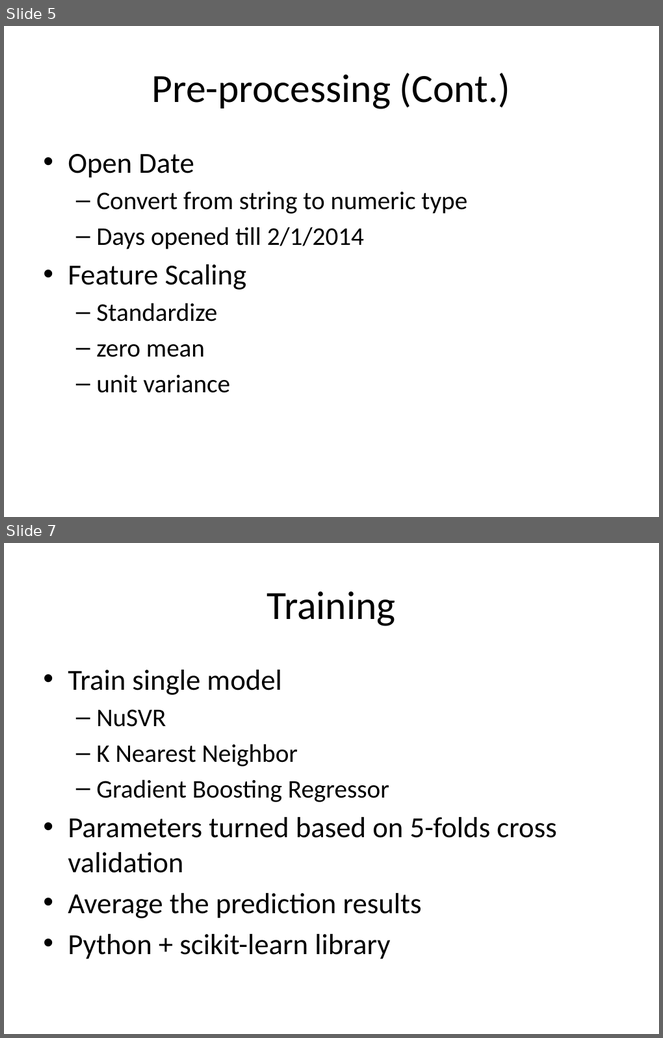
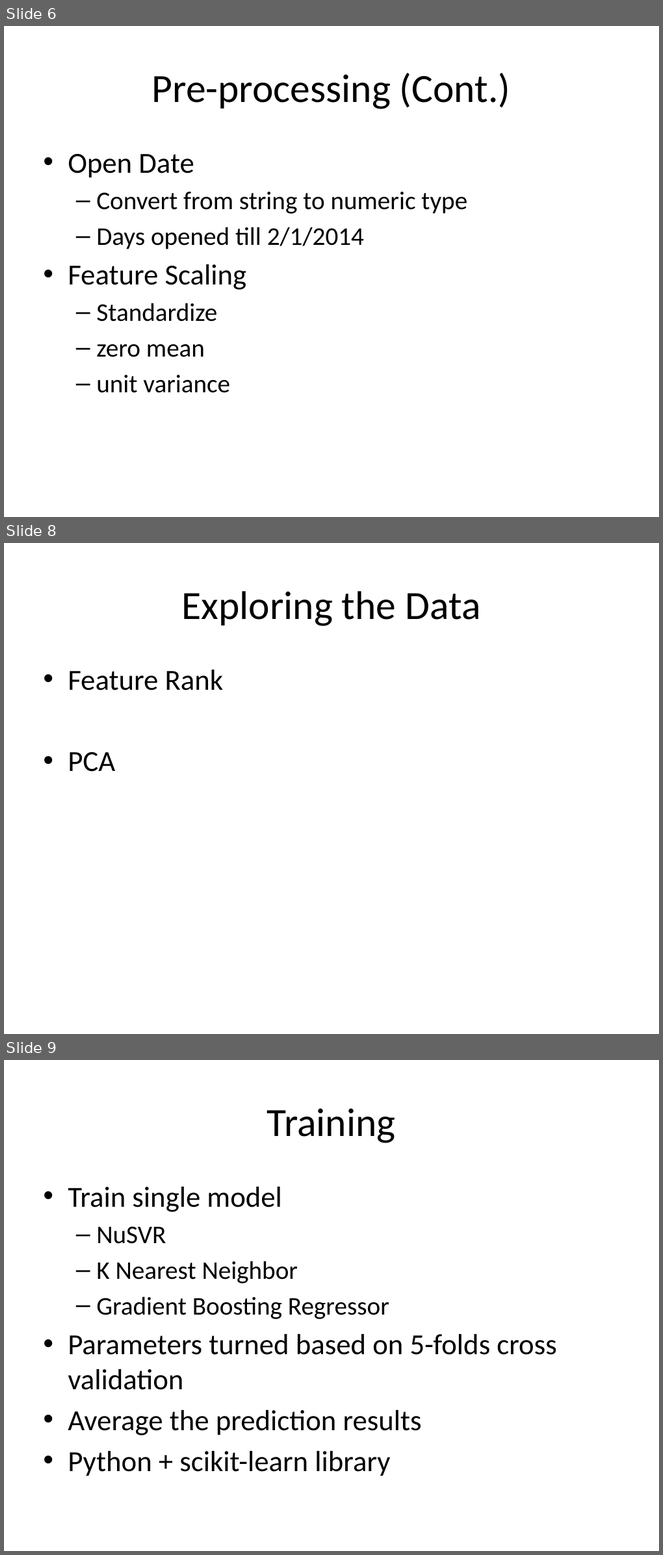
Before and after one commit to hxwang/revenue-prediction, a slide deck: doc/report/revenue-prediction.pptx. Shown one above the other, each under a label of ours: slides 5 and 7 before the commit, slides 6, 8 and 9 after it; the slides between them are not shown. The pictures are 663x1038 and 663x1555 pixels, drawn with LibreOffice and Linux fonts; fonts in the diff are those of the drawing. Boxes give left, top, right and bottom in pixels: in the first picture for what was removed or moved away, otherwise in the second. Text is boxed around its words. In the diff, an @@ line names an element or a change of style, - is before the commit and + after.

```diff
--- a/doc/report/revenue-prediction.pptx
+++ b/doc/report/revenue-prediction.pptx
@@ slide 8 added at box(4, 543, 659, 1034), background #FFFFFF @@
@@ title added at box(182, 591, 480, 626), 44 pt, text #000000 @@
+Exploring the Data
@@ text added at box(68, 670, 224, 772), 32 pt, text #000000 @@
+• Feature Rank
+• PCA
@@ what was slide 5 is now slide 6 @@
@@ what was slide 7 is now slide 9 @@
```
Also in this commit, not shown: 2 slides changed, 5 other slides added, 1 slide removed, 1 other file.
